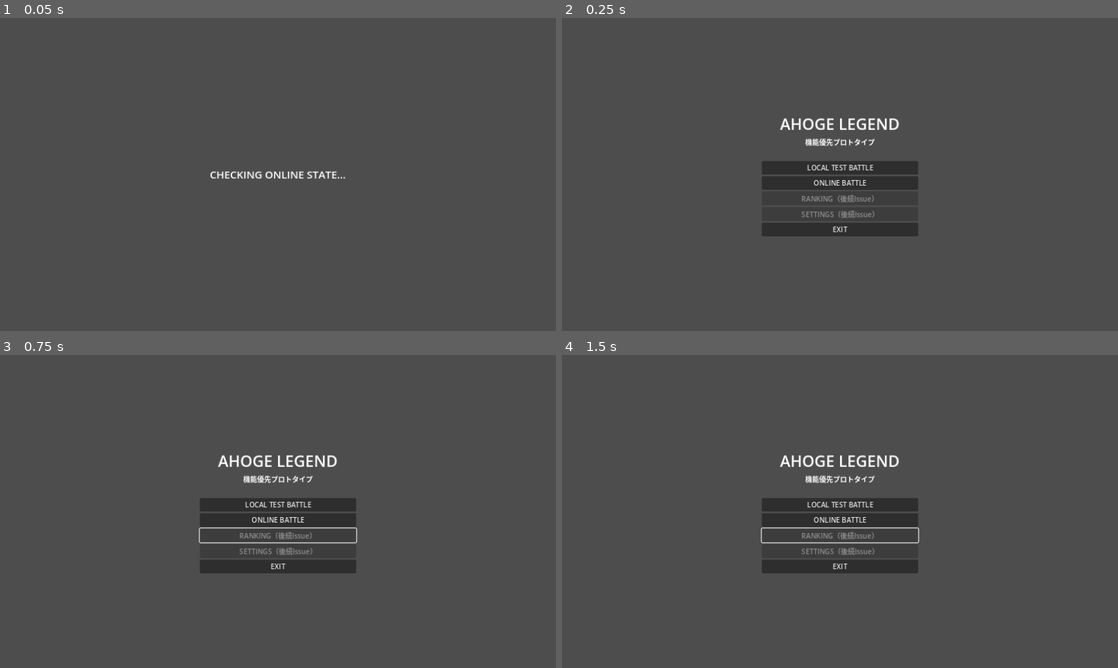
Above: before the commit, frames 1-4 (two rows, left to right).
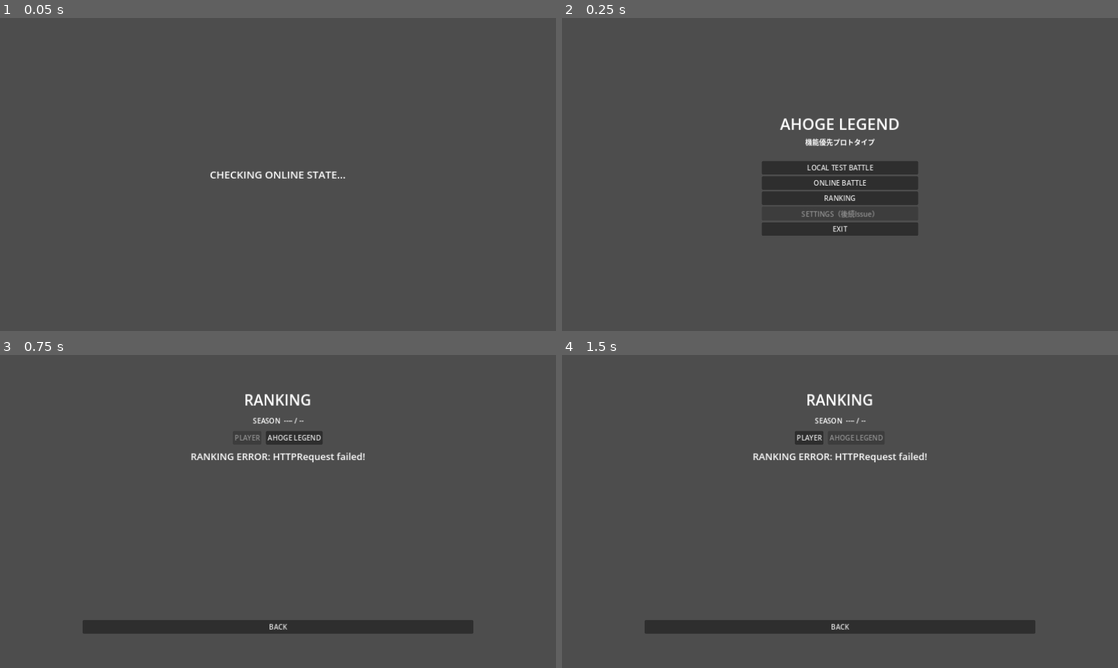
Above: after the commit, the same moments.

Repository: ktan514/ahoge-legend
Game: Godot game, scene res://scenes/app/AppRoot.tscn
Two runs of this game, one before a commit and one after it. Both use one fixed random seed, a clock stepped at 60 frames per second and the inputs below.
Inputs (mouse positions are in pixels of both pictures, inside the frame that each line leads up to):
- Up to frame 1 (0.05 s): no input
- Up to frame 2 (0.25 s): no input
- Up to frame 3 (0.75 s): click (278, 536) at 0.5 s, where only the run after the commit has a clickable "RANKING"
- Up to frame 4 (1.5 s): click (856, 436) at 1.25 s, where only the run after the commit has a clickable "AHOGE LEGEND"

Frame 1 is identical in both runs. In frame 2, 0.3% of the frame differs, in the area x 36-64%, y 56-70%; in frame 3, 8.4%, in the area x 14-86%, y 12-89%; in frame 4, 8.3%.

Commit message:
feat: UI-12 Ranking画面をserverへ接続する

Diff:
--- /dev/null
+++ b/scenes/screens/ranking/Ranking.tscn
@@ -0,0 +1,12 @@
+[gd_scene load_steps=2 format=3]
+
+[ext_resource type="Script" path="res://src/ui/ranking.gd" id="1"]
+
+[node name="Ranking" type="Control"]
+layout_mode = 3
+anchors_preset = 15
+anchor_right = 1.0
+anchor_bottom = 1.0
+grow_horizontal = 2
+grow_vertical = 2
+script = ExtResource("1")
--- a/src/config/online_config.gd
+++ b/src/config/online_config.gd
@@ -19,8 +19,13 @@
 
 const ACTIVE_MATCH_RPC_GET: String = "ahoge_active_match_get"
 const ACTIVE_MATCH_RPC_ACK: String = "ahoge_active_match_ack"
+const SEASON_METADATA_RPC: String = "ahoge_season_metadata"
+const PLAYER_RANKING_RPC: String = "ahoge_player_ranking"
+const AHOGE_LEGEND_RANKING_RPC: String = "ahoge_legend_ranking"
 const AHOGE_CHARACTER_RATING_RPC: String = "ahoge_character_rating"
 const RANKED_SETTLEMENT_RPC: String = "ahoge_ranked_settlement"
+const RANKING_DEFAULT_LIMIT: int = 20
+const RANKING_MAX_LIMIT: int = 100
 const MATCH_MODE_RANKED: String = "ranked"
 const MATCH_MODE_FRIEND: String = "friend"
 const ACTIVE_MATCH_STATE_ACTIVE: String = "ACTIVE"
--- a/src/online/online_session.gd
+++ b/src/online/online_session.gd
@@ -170,6 +170,102 @@
 	return response
 
 
+func get_season_metadata(season_id: String = "") -> Dictionary:
+	if not is_authenticated():
+		return {
+			"ok": false,
+			"message": "Season取得には認証が必要です。",
+		}
+
+	var result = null
+	if season_id.is_empty():
+		result = await client.rpc_async(session, OnlineConfigScript.SEASON_METADATA_RPC)
+	else:
+		result = await client.rpc_async(
+			session,
+			OnlineConfigScript.SEASON_METADATA_RPC,
+			JSON.stringify({"season_id": season_id})
+		)
+	if result == null or result.is_exception():
+		return {
+			"ok": false,
+			"message": _result_error_message(result, "Season情報を取得できませんでした。"),
+		}
+
+	var parsed = JSON.parse_string(str(result.payload))
+	if not parsed is Dictionary:
+		return {
+			"ok": false,
+			"message": "Season情報のserver応答を解析できませんでした。",
+		}
+	var response: Dictionary = parsed
+	response["ok"] = true
+	return response
+
+
+func get_player_ranking(
+	limit: int = OnlineConfigScript.RANKING_DEFAULT_LIMIT,
+	season_id: String = ""
+) -> Dictionary:
+	return await _get_ranking(
+		OnlineConfigScript.PLAYER_RANKING_RPC,
+		limit,
+		season_id,
+		"PLAYER Ranking"
+	)
+
+
+func get_ahoge_legend_ranking(
+	limit: int = OnlineConfigScript.RANKING_DEFAULT_LIMIT,
+	season_id: String = ""
+) -> Dictionary:
+	return await _get_ranking(
+		OnlineConfigScript.AHOGE_LEGEND_RANKING_RPC,
+		limit,
+		season_id,
+		"AHOGE LEGEND Ranking"
+	)
+
+
+func _get_ranking(
+	rpc_id: String,
+	limit: int,
+	season_id: String,
+	label: String
+) -> Dictionary:
+	if not is_authenticated():
+		return {
+			"ok": false,
+			"message": "%s取得には認証が必要です。" % label,
+		}
+
+	var payload := {
+		"limit": clampi(limit, 1, OnlineConfigScript.RANKING_MAX_LIMIT),
+	}
+	if not season_id.is_empty():
+		payload["season_id"] = season_id
+	var result = await client.rpc_async(
+		session,
+		rpc_id,
+		JSON.stringify(payload)
+	)
+	if result == null or result.is_exception():
+		return {
+			"ok": false,
+			"message": _result_error_message(result, "%sを取得できませんでした。" % label),
+		}
+
+	var parsed = JSON.parse_string(str(result.payload))
+	if not parsed is Dictionary:
+		return {
+			"ok": false,
+			"message": "%sのserver応答を解析できませんでした。" % label,
+		}
+	var response: Dictionary = parsed
+	response["ok"] = true
+	return response
+
+
 func get_ahoge_character_rating(character_id: String, season_id: String = "") -> Dictionary:
 	if not is_authenticated():
 		return {
--- a/src/ui/app_root.gd
+++ b/src/ui/app_root.gd
@@ -1,5 +1,6 @@
 extends Control
 
+const OnlineConfigScript := preload("res://src/config/online_config.gd")
 const TOP_MENU_SCENE := preload("res://scenes/screens/top_menu/TopMenu.tscn")
 const BATTLE_MODE_SCENE := preload("res://scenes/screens/battle_mode/BattleModeSelect.tscn")
 const CHARACTER_SELECT_SCENE := preload("res://scenes/screens/character_select/CharacterSelect.tscn")
@@ -9,6 +10,7 @@
 const BATTLE_SCENE := preload("res://scenes/screens/battle/Battle.tscn")
 const M1_BATTLE_SCENE := preload("res://scenes/screens/battle/BattleM1Debug.tscn")
 const MATCH_RESULT_SCENE := preload("res://scenes/screens/result/MatchResult.tscn")
+const RANKING_SCENE := preload("res://scenes/screens/ranking/Ranking.tscn")
 
 var _online_session = null
 
@@ -53,7 +55,52 @@
 	var screen = _replace_screen(TOP_MENU_SCENE)
 	screen.connect("local_test_requested", Callable(self, "_show_local_character_select"))
 	screen.connect("online_battle_requested", Callable(self, "_on_online_battle_requested"))
+	screen.connect("ranking_requested", Callable(self, "_show_ranking").bind("player"))
 	screen.connect("exit_requested", Callable(self, "_on_exit_requested"))
+
+
+func _show_ranking(tab: String = "player") -> void:
+	_show_loading("LOADING RANKING...")
+
+	if not _online_session.is_authenticated():
+		var auth_result: Dictionary = await _online_session.authenticate_local_device()
+		if not bool(auth_result.get("ok", false)):
+			_show_ranking_response(tab, {
+				"ok": false,
+				"message": str(auth_result.get("message", "認証に失敗しました。")),
+			})
+			return
+
+	var season: Dictionary = await _online_session.get_season_metadata()
+	if not bool(season.get("ok", false)):
+		_show_ranking_response(tab, season)
+		return
+
+	var season_id := str(season.get("season_id", ""))
+	var response: Dictionary
+	if tab == "ahoge":
+		response = await _online_session.get_ahoge_legend_ranking(
+			OnlineConfigScript.RANKING_DEFAULT_LIMIT,
+			season_id
+		)
+	else:
+		response = await _online_session.get_player_ranking(
+			OnlineConfigScript.RANKING_DEFAULT_LIMIT,
+			season_id
+		)
+
+	if not response.has("season_id"):
+		response["season_id"] = season_id
+	_show_ranking_response(tab, response)
+
+
+func _show_ranking_response(tab: String, response: Dictionary) -> void:
+	var screen = RANKING_SCENE.instantiate()
+	screen.call("configure", tab, response)
+	_replace_screen_instance(screen)
+	screen.connect("player_tab_requested", Callable(self, "_show_ranking").bind("player"))
+	screen.connect("ahoge_tab_requested", Callable(self, "_show_ranking").bind("ahoge"))
+	screen.connect("back_requested", Callable(self, "_show_top_menu"))
 
 
 func _on_online_battle_requested() -> void:
--- /dev/null
+++ b/src/ui/ranking.gd
@@ -0,0 +1,208 @@
+extends Control
+
+signal player_tab_requested
+signal ahoge_tab_requested
+signal back_requested
+
+var _tab: String = "player"
+var _response: Dictionary = {}
+var _view_state: String = "LOADING"
+
+
+func configure(tab: String, response: Dictionary) -> void:
+	_tab = "ahoge" if tab == "ahoge" else "player"
+	_response = response.duplicate(true)
+	if is_node_ready():
+		_rebuild()
+
+
+func _ready() -> void:
+	_rebuild()
+
+
+func current_tab_name() -> String:
+	return "AHOGE LEGEND" if _tab == "ahoge" else "PLAYER"
+
+
+func view_state() -> String:
+	return _view_state
+
+
+func displayed_season_id() -> String:
+	return str(_response.get("season_id", ""))
+
+
+func _rebuild() -> void:
+	for child in get_children():
+		remove_child(child)
+		child.queue_free()
+
+	var center := CenterContainer.new()
+	center.set_anchors_and_offsets_preset(Control.PRESET_FULL_RECT)
+	add_child(center)
+
+	var root := VBoxContainer.new()
+	root.alignment = BoxContainer.ALIGNMENT_CENTER
+	root.custom_minimum_size = Vector2(900.0, 0.0)
+	root.add_theme_constant_override("separation", 12)
+	center.add_child(root)
+
+	var title := Label.new()
+	title.text = "RANKING"
+	title.horizontal_alignment = HORIZONTAL_ALIGNMENT_CENTER
+	title.add_theme_font_size_override("font_size", 34)
+	root.add_child(title)
+
+	var season := Label.new()
+	season.name = "SeasonLabel"
+	season.text = _format_season(str(_response.get("season_id", "")))
+	season.horizontal_alignment = HORIZONTAL_ALIGNMENT_CENTER
+	root.add_child(season)
+
+	var tabs := HBoxContainer.new()
+	tabs.alignment = BoxContainer.ALIGNMENT_CENTER
+	tabs.add_theme_constant_override("separation", 10)
+	root.add_child(tabs)
+
+	var player_button := Button.new()
+	player_button.name = "PlayerTabButton"
+	player_button.text = "PLAYER"
+	player_button.disabled = _tab == "player"
+	player_button.pressed.connect(func() -> void:
+		player_tab_requested.emit()
+	)
+	tabs.add_child(player_button)
+
+	var ahoge_button := Button.new()
+	ahoge_button.name = "AhogeTabButton"
+	ahoge_button.text = "AHOGE LEGEND"
+	ahoge_button.disabled = _tab == "ahoge"
+	ahoge_button.pressed.connect(func() -> void:
+		ahoge_tab_requested.emit()
+	)
+	tabs.add_child(ahoge_button)
+
+	var body := VBoxContainer.new()
+	body.name = "RankingBody"
+	body.custom_minimum_size = Vector2(900.0, 380.0)
+	body.add_theme_constant_override("separation", 8)
+	root.add_child(body)
+
+	_render_response(body)
+
+	var back := Button.new()
+	back.text = "BACK"
+	back.pressed.connect(func() -> void:
+		back_requested.emit()
+	)
+	root.add_child(back)
+
+
+func _render_response(body: VBoxContainer) -> void:
+	if not bool(_response.get("ok", false)):
+		_view_state = "ERROR"
+		_add_status(
+			body,
+			"RANKING ERROR: %s" % str(_response.get("message", "server response error"))
+		)
+		return
+
+	if not bool(_response.get("ranking_public", true)):
+		_view_state = "FINALIZING"
+		_add_status(body, "FINALIZING...")
+		var publish_at := int(_response.get("ranking_hidden_until_unix_ms", 0))
+		if publish_at > 0:
+			var note := Label.new()
+			note.text = "Final result will be published after the server closing window."
+			note.horizontal_alignment = HORIZONTAL_ALIGNMENT_CENTER
+			body.add_child(note)
+		return
+
+	var records = _response.get("records", [])
+	if not records is Array:
+		_view_state = "ERROR"
+		_add_status(body, "RANKING ERROR: invalid records")
+		return
+
+	if records.is_empty():
+		_view_state = "EMPTY"
+		_add_status(body, "NO RANKING DATA")
+		return
+
+	_view_state = "READY"
+	var header := Label.new()
+	header.horizontal_alignment = HORIZONTAL_ALIGNMENT_CENTER
+	header.text = (
+		"RANK / PLAYER / RATING / RECORD"
+		if _tab == "player"
+		else "RANK / CHARACTER / AHOGE RATING / RECORD"
+	)
+	body.add_child(header)
+
+	var scroll := ScrollContainer.new()
+	scroll.custom_minimum_size = Vector2(900.0, 340.0)
+	scroll.size_flags_vertical = Control.SIZE_EXPAND_FILL
+	body.add_child(scroll)
+
+	var rows := VBoxContainer.new()
+	rows.size_flags_horizontal = Control.SIZE_EXPAND_FILL
+	rows.add_theme_constant_override("separation", 6)
+	scroll.add_child(rows)
+
+	for raw_record in records:
+		if not raw_record is Dictionary:
+			continue
+		var record: Dictionary = raw_record
+		var row := Label.new()
+		row.horizontal_alignment = HORIZONTAL_ALIGNMENT_CENTER
+		row.text = (
+			_player_row_text(record)
+			if _tab == "player"
+			else _ahoge_row_text(record)
+		)
+		rows.add_child(row)
+
+
+func _add_status(body: VBoxContainer, message: String) -> void:
+	var status := Label.new()
+	status.name = "RankingStatus"
+	status.text = message
+	status.horizontal_alignment = HORIZONTAL_ALIGNMENT_CENTER
+	status.add_theme_font_size_override("font_size", 22)
+	body.add_child(status)
+
+
+func _player_row_text(record: Dictionary) -> String:
+	var player_name := str(record.get("player_name", ""))
+	if player_name.is_empty():
+		player_name = str(record.get("player_id", "UNKNOWN PLAYER"))
+	return "#%d  %s  RATING %d  %s  W %d / L %d / D %d" % [
+		int(record.get("display_rank", 0)),
+		player_name,
+		int(record.get("rating", 0)),
+		str(record.get("rank_tier", "")),
+		int(record.get("wins", 0)),
+		int(record.get("losses", 0)),
+		int(record.get("draws", 0)),
+	]
+
+
+func _ahoge_row_text(record: Dictionary) -> String:
+	var legendary := "LEGENDARY AHOGE  " if bool(record.get("legendary", false)) else ""
+	return "%s#%d  %s  AHOGE RATING %d  W %d / M %d" % [
+		legendary,
+		int(record.get("display_rank", 0)),
+		str(record.get("character_id", "")),
+		int(record.get("ahoge_rating", 0)),
+		int(record.get("total_match_wins", 0)),
+		int(record.get("total_ranked_matches", 0)),
+	]
+
+
+func _format_season(season_id: String) -> String:
+	if season_id.length() == 7 and season_id.substr(4, 1) == "-":
+		return "SEASON  %s / %s" % [
+			season_id.substr(0, 4),
+			season_id.substr(5, 2),
+		]
+	return "SEASON  %s" % (season_id if not season_id.is_empty() else "---- / --")
--- a/src/ui/top_menu.gd
+++ b/src/ui/top_menu.gd
@@ -2,6 +2,7 @@
 
 signal local_test_requested
 signal online_battle_requested
+signal ranking_requested
 signal exit_requested
 
 
@@ -45,8 +46,10 @@
 	menu.add_child(online_button)
 
 	var ranking_button := Button.new()
-	ranking_button.text = "RANKING（後続Issue）"
-	ranking_button.disabled = true
+	ranking_button.text = "RANKING"
+	ranking_button.pressed.connect(func() -> void:
+		ranking_requested.emit()
+	)
 	menu.add_child(ranking_button)
 
 	var settings_button := Button.new()
